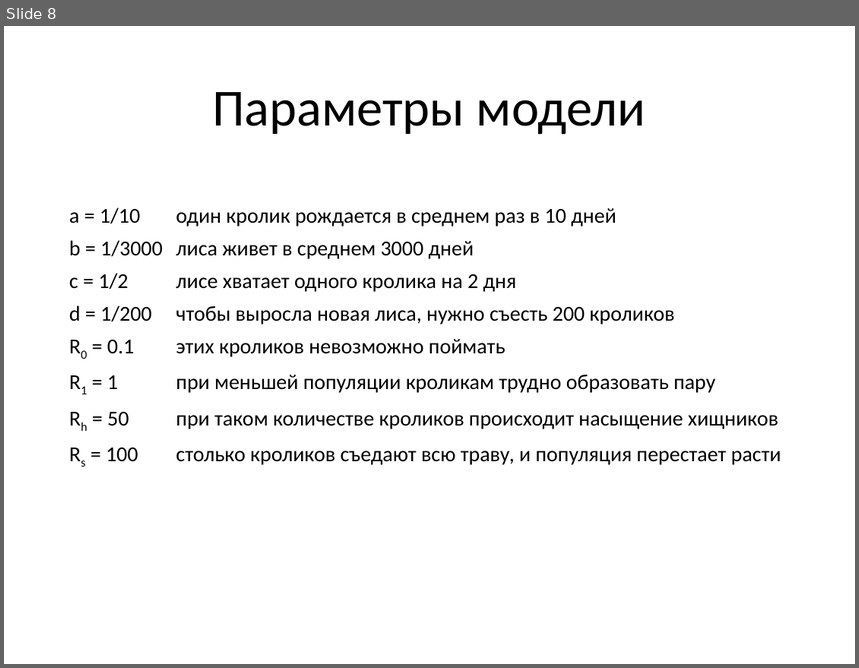
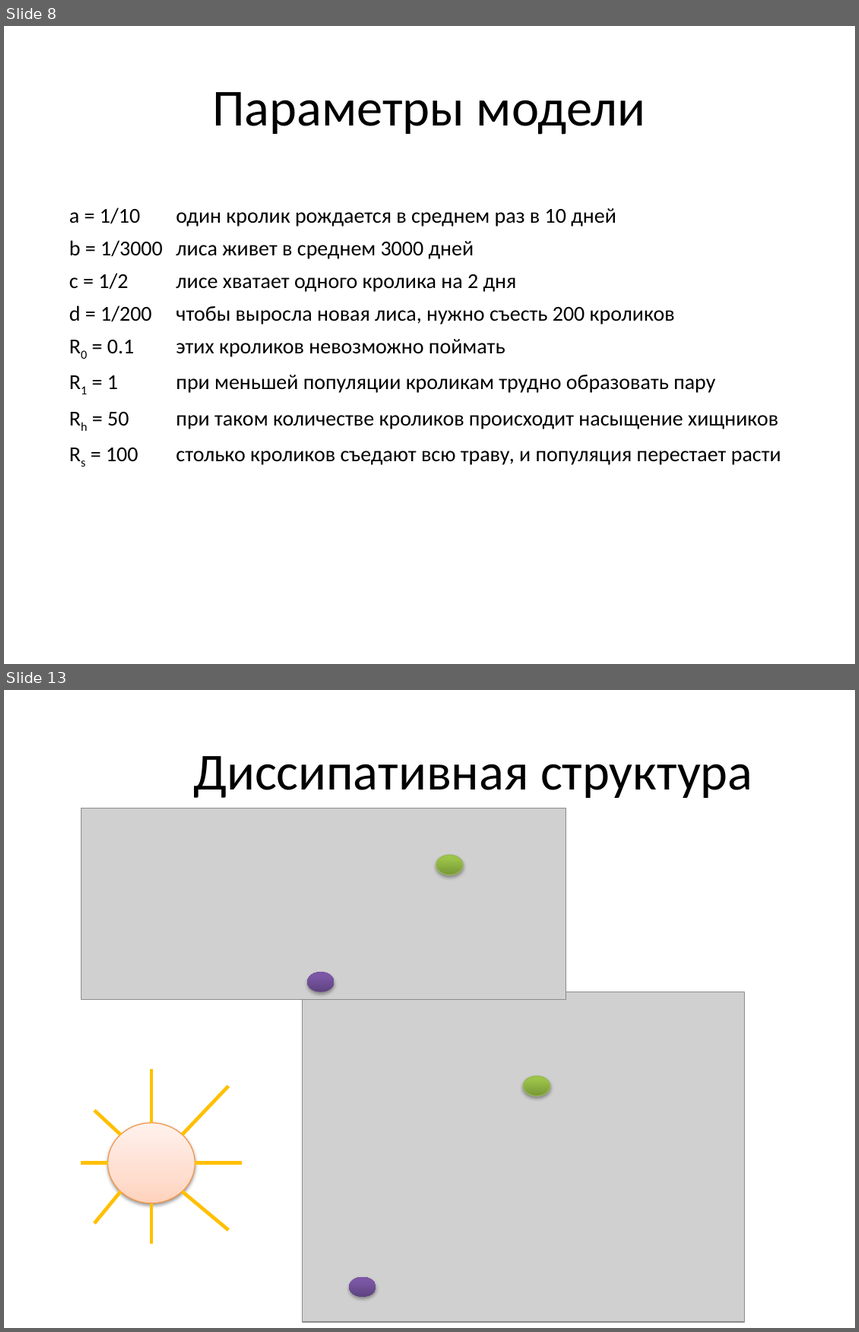
Before and after one commit to olegv142/rabbits, a slide deck: rabbit-foxes.pptx. Shown one above the other, each under a label of ours: slide 8 before the commit, slides 8 and 13 after it; the slides between them are not shown. The pictures are 859x668 and 859x1332 pixels, drawn with LibreOffice and Linux fonts; fonts in the diff are those of the drawing; grey boxes stand for pictures. Boxes give left, top, right and bottom in pixels: in the first picture for what was removed or moved away, otherwise in the second. Text is boxed around its words. In the diff, an @@ line names an element or a change of style, - is before the commit and + after.

```diff
--- a/rabbit-foxes.pptx
+++ b/rabbit-foxes.pptx
@@ slide 13 added at [4, 690, 855, 1328], background #FFFFFF @@
@@ title added at [193, 756, 753, 798], 44 pt, text #000000 @@
+Диссипативная структура
@@ picture added at [82, 809, 566, 1000] @@
@@ ellipse added at [436, 855, 463, 875], fill gradient #779737 to #9BC348 to #9DC746, outline #98B955 0.75 pt @@
@@ ellipse added at [307, 972, 333, 992], fill gradient #5F4480 to #7B58A6 to #7C57A8 @@
@@ picture added at [302, 992, 744, 1322] @@
@@ line added from (151, 1123) to (151, 1070), #FFC000 3 pt @@
@@ ellipse added at [523, 1076, 550, 1097], fill gradient #779737 to #9BC348 to #9DC746, outline #98B955 0.75 pt @@
@@ line added from (182, 1135) to (229, 1087), #FFC000 3 pt @@
@@ line added from (120, 1135) to (94, 1110), #FFC000 3 pt @@
@@ ellipse added at [108, 1123, 195, 1203], fill gradient #FFD2BD to #FFDED0 to #FFF2ED, outline #F69240 0.75 pt @@
@@ line added from (108, 1163) to (82, 1163), #FFC000 3 pt @@
@@ line added from (195, 1163) to (243, 1163), #FFC000 3 pt @@
@@ line added from (120, 1192) to (94, 1224), #FFC000 3 pt @@
@@ line added from (151, 1203) to (151, 1244), #FFC000 3 pt @@
@@ line added from (182, 1192) to (229, 1230), #FFC000 3 pt @@
@@ ellipse added at [350, 1277, 376, 1298], fill gradient #5F4480 to #7B58A6 to #7C57A8 @@
```
Also in this commit, not shown: 6 other slides added, 1 slide removed, 3 other files.
